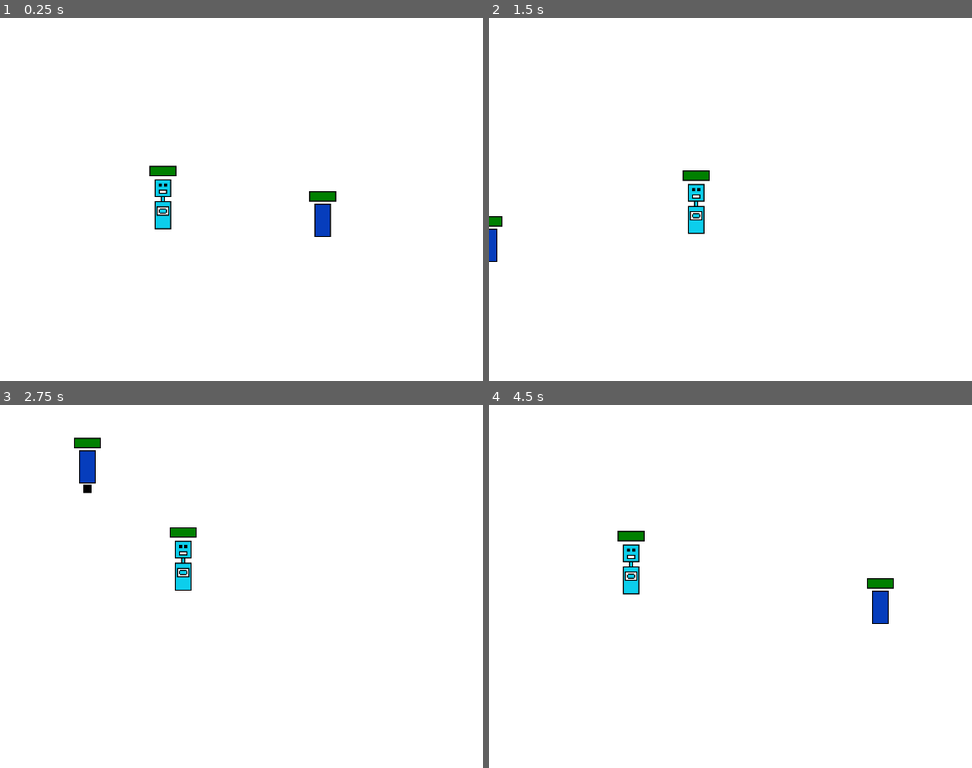
Above: before the commit, frames 1-4 (two rows, left to right).
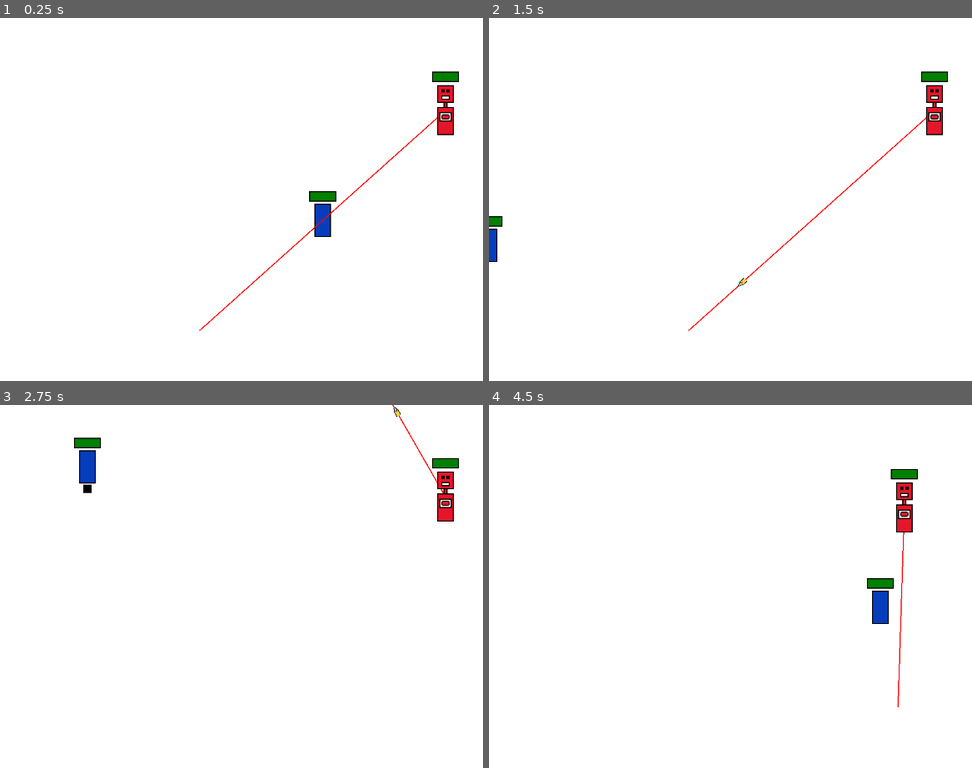
Above: after the commit, the same moments.

Repository: SSS-BBB/RecteeFight
Game: Godot game, scene res://PlayScenes/GameScenes/World/world.tscn
Two runs of this game, one before a commit and one after it. Both use one fixed random seed, a clock stepped at 60 frames per second and the inputs below.
Inputs:
- Up to frame 1 (0.25 s): no input
- Up to frame 2 (1.5 s): hold D (move_right) 0.53-1.28 s; hold Space (attack) 0.53-1.28 s; hold S (move_down) from 1.28 s (still down); tap Space (attack) at 1.35 s
- Up to frame 3 (2.75 s): release S (move_down) at 2.03 s; hold D (move_right) from 2.03 s (still down); hold Space (attack) from 2.03 s (still down)
- Up to frame 4 (4.5 s): release D (move_right) at 2.78 s; release Space (attack) at 2.78 s; hold W (move_up) 2.78-3.53 s; tap Space (attack) at 2.85, 4.35 s; hold Space (attack) 3.53-4.28 s; hold A (move_left) from 3.53 s (still down)

The runs differ from the first frame. In frame 1, 1.5% of the frame differs, in the area x 30-96%, y 14-87%; in frame 2, 1.5%, in the area x 40-96%, y 14-87%; in frame 3, 1.3%; in frame 4, 1.4%.

Commit message:
Added shooting robot
-added robot shooting component
-added bullet
-added more rays to shooting robot

Diff:
--- a/Entities/Actors/Enemies/Components/MoveToTarget/move_to_target_component.gd
+++ b/Entities/Actors/Enemies/Components/MoveToTarget/move_to_target_component.gd
@@ -4,6 +4,7 @@
 @export var _target_group_name: String
 @export var _actor_body: CharacterBody2D
 @export var _knockback_component: KnockbackComponent
+@export var _robot_shooting_component: RobotShootingComponent
 @export var _wave_dependent: bool = false
 @export_group("Movement Properties")
 @export var _init_move_speed: float = 25.0
@@ -40,6 +41,9 @@
 	else:
 		push_warning("MoveToTargetComponent: _knockback_component is not initialized. cannot check if the actor is being knockbacked.")
 
+	if _robot_shooting_component and _robot_shooting_component.is_shooting():
+		return
+
 	var direction: Vector2 = _actor_body.global_position.direction_to(_target.global_position)
 	_actor_body.velocity = _move_speed * _speed_multiplier * direction
 	_actor_body.move_and_slide()
--- a/Entities/Actors/Enemies/Robots/BasicRobot/MultipleRays/multiple_rays.gd
+++ b/Entities/Actors/Enemies/Robots/BasicRobot/MultipleRays/multiple_rays.gd
@@ -10,6 +10,7 @@
 @export var ray_size: float = 50.0
 @export var ray_offset: Vector2 = Vector2.ZERO
 @export var horizontal_ray: int = -1 # -1 -> left, 1 -> right
+@export var more_rays: bool = false
 
 signal ray_hit_player(player: Player)
 
@@ -38,6 +39,12 @@
 	add_up_and_down_ray(PI/4)
 	add_up_and_down_ray(PI/2)
 	add_up_and_down_ray(3*PI/4)
+
+	if more_rays:
+		add_up_and_down_ray(PI/8)
+		add_up_and_down_ray(3*PI/8)
+		add_up_and_down_ray(5*PI/8)
+		add_up_and_down_ray(7*PI/8)
 
 	add_ray(PI)
 
--- a/Entities/Actors/Enemies/Robots/BasicRobot/Nodes/basic_robot.tscn
+++ b/Entities/Actors/Enemies/Robots/BasicRobot/Nodes/basic_robot.tscn
@@ -110,6 +110,7 @@
 
 [node name="MultipleRays" type="Node2D" parent="."]
 script = ExtResource("5_ipkk2")
+more_rays = null
 
 [node name="HUDs" type="Control" parent="."]
 layout_mode = 3
--- /dev/null
+++ b/Entities/Actors/Enemies/Robots/ShootingRobot/Components/RobotShootingComponent/robot_shooting_component.gd
@@ -0,0 +1,120 @@
+class_name RobotShootingComponent extends Node2D
+
+@export var _actor_body: PhysicsBody2D
+@export var _multiple_rays: MultipleRays
+@export var _wave_dependent: bool = false
+@export var _shooting_audio_player: AudioStreamPlayer2D
+
+@export_group("Shooting Properties")
+@export var _init_damage: int = 3
+@export var _init_bullet_speed: float = 450.0
+@export var _init_fire_rate: float = 2.0
+@export var _init_pause_time_before_shooting: float = 0.5
+@export var _init_knockback_force: float = 200.0
+@export var _init_knockback_decerlation: float = 200.0
+
+@export var _damage_range_radius: int = 2
+@export var _bullet_speed_range_radius: float = 80.0
+@export var _fire_rate_range_radius: float = 0.5
+
+@export_group("Bullet Properties")
+@export var _bullet_scale: float = 1.5
+
+var _damage: int
+var _bullet_speed: float
+var _fire_rate: float
+
+var _shooting_time_left: float
+var _pause_time_before_shooting: float
+
+var _knockback_force: float
+var _knockback_decerlation: float
+
+var _player: Player
+var _bullet_container: Node2D
+
+var _shooting_position: Vector2
+var _shooting_direction: Vector2
+
+func _ready() -> void:
+	if _wave_dependent:
+		_damage = _init_damage
+		_bullet_speed = _init_bullet_speed
+		_fire_rate = _init_fire_rate
+		_knockback_force = _init_knockback_force
+		_knockback_decerlation = _init_knockback_decerlation
+		_pause_time_before_shooting = _init_pause_time_before_shooting
+	else:
+		_damage = _init_damage
+		_bullet_speed = _init_bullet_speed
+		_fire_rate = _init_fire_rate
+		_knockback_force = _init_knockback_force
+		_knockback_decerlation = _init_knockback_decerlation
+		_pause_time_before_shooting = _init_pause_time_before_shooting
+
+	_damage = GameManager.randi_radius(_damage, _damage_range_radius)
+	_bullet_speed = GameManager.randf_radius(_bullet_speed, _bullet_speed_range_radius)
+	_fire_rate = GameManager.randf_radius(_fire_rate, _fire_rate_range_radius)
+
+	_shooting_time_left = 0.0
+
+	_bullet_container = get_tree().get_first_node_in_group("bullet_container")
+
+	if not _multiple_rays:
+		push_error("RobotShootingComponent: _multiple_rays is not initialized. cannot detect player to shoot.")
+		return
+
+	_multiple_rays.ray_hit_player.connect(_start_shooting)
+
+	if _pause_time_before_shooting > _fire_rate:
+		push_warning("RobotShootingComponent: _pause_time_before_shooting is greater than _fire_rate. this might caused some unexpected behaviour.")
+
+func _process(delta: float) -> void:
+	if not is_shooting():
+		return
+
+	_shooting_time_left -= delta
+
+	if _shooting_time_left <= 0.0:
+		_shooting_time_left = 0.0
+		queue_redraw()
+
+func _draw() -> void:
+	if not is_shooting():
+		return
+
+	# draw a line between the robot and the player
+	draw_line(Vector2.ZERO, _player.global_position - _actor_body.global_position, Color.RED, 1)
+
+func _start_shooting(player: Player) -> void:
+	if is_shooting():
+		return
+
+	_shooting_time_left = _fire_rate
+	_player = player
+	_shooting_position = _actor_body.global_position
+	_shooting_direction = _actor_body.global_position.direction_to(_player.global_position)
+	queue_redraw() # draw line
+
+	# pause before shooting
+	await get_tree().create_timer(_pause_time_before_shooting).timeout
+	_shoot()
+
+func _shoot() -> void:
+	# spawn bullet
+	var bullet: Bullet = Bullet.new_bullet(_damage, _bullet_speed, _knockback_force, _knockback_decerlation, _shooting_position, _shooting_direction, _bullet_scale * Vector2.ONE)
+	if _bullet_container:
+		_bullet_container.add_child(bullet)
+	else:
+		_actor_body.add_child(bullet)
+		push_warning("RobotShootingComponent: cannot finde node with group bullet_container. add bullet to _actor_body instead.")
+
+	# play shooting sfx
+	if _shooting_audio_player:
+		_shooting_audio_player.play()
+	else:
+		push_warning("RobotShootingComponent: _shooting_audio_player is not initialized. cannot play shooting audiod")
+
+
+func is_shooting() -> bool:
+	return _shooting_time_left > 0.0
--- /dev/null
+++ b/Entities/Actors/Enemies/Robots/ShootingRobot/Components/RobotShootingComponent/robot_shooting_component.tscn
@@ -0,0 +1,11 @@
+[gd_scene load_steps=2 format=3 uid="uid://c5pchus23h2e6"]
+
+[ext_resource type="Script" uid="uid://o7vp4bkdlno4" path="res://Entities/Actors/Enemies/Robots/ShootingRobot/Components/RobotShootingComponent/robot_shooting_component.gd" id="1_4ahk2"]
+
+[node name="RobotShootingComponent" type="Node2D" node_paths=PackedStringArray("_actor_body", "_multiple_rays", "_shooting_audio_player")]
+script = ExtResource("1_4ahk2")
+_actor_body = NodePath("")
+_multiple_rays = NodePath("")
+_wave_dependent = true
+_shooting_audio_player = NodePath("")
+_bullet_scale = 1.2
--- /dev/null
+++ b/Entities/Actors/Enemies/Robots/ShootingRobot/Nodes/shooting_robot.tscn
@@ -0,0 +1,43 @@
+[gd_scene load_steps=6 format=3 uid="uid://clfctlkx1xmcm"]
+
+[ext_resource type="PackedScene" uid="uid://bimcpnjtqdnbq" path="res://Entities/Actors/Enemies/Robots/BasicRobot/Nodes/basic_robot.tscn" id="1_4j8fu"]
+[ext_resource type="PackedScene" uid="uid://c5pchus23h2e6" path="res://Entities/Actors/Enemies/Robots/ShootingRobot/Components/RobotShootingComponent/robot_shooting_component.tscn" id="2_1elbi"]
+[ext_resource type="Shader" uid="uid://cqdc1l00nk1gq" path="res://Entities/Actors/HUDs/HitFlash/hit_flash.tres" id="2_2rv0e"]
+[ext_resource type="AudioStream" uid="uid://bu8kkw8v2voyv" path="res://Entities/Actors/Enemies/Robots/ShootingRobot/SFXs/robot_shooting.wav" id="4_1elbi"]
+
+[sub_resource type="ShaderMaterial" id="ShaderMaterial_1elbi"]
+resource_local_to_scene = true
+shader = ExtResource("2_2rv0e")
+shader_parameter/hit_flash_enabled = false
+shader_parameter/hit_color = Color(1, 0, 0, 1)
+
+[node name="ShootingRobot" instance=ExtResource("1_4j8fu")]
+
+[node name="HealthComponent" parent="ComponentsContainer" index="0"]
+_init_max_health = 1
+_max_health_range_radius = 2
+
+[node name="MeleeAttackComponent" parent="ComponentsContainer" index="2"]
+_disable = true
+_wave_dependent = false
+
+[node name="MoveToTargetComponent" parent="ComponentsContainer" index="4" node_paths=PackedStringArray("_robot_shooting_component")]
+_robot_shooting_component = NodePath("../RobotShootingComponent")
+_init_move_speed = 35.0
+_move_speed_range_radius = 8.0
+
+[node name="RobotShootingComponent" parent="ComponentsContainer" index="5" node_paths=PackedStringArray("_actor_body", "_multiple_rays", "_shooting_audio_player") instance=ExtResource("2_1elbi")]
+_actor_body = NodePath("../..")
+_multiple_rays = NodePath("../../MultipleRays")
+_shooting_audio_player = NodePath("../../AudioPlayers/ShootingAudioPlayer")
+
+[node name="Sprite2D" parent="." index="1"]
+material = SubResource("ShaderMaterial_1elbi")
+region_rect = Rect2(64, 0, 16, 48)
+
+[node name="MultipleRays" parent="." index="3"]
+ray_size = 250.0
+more_rays = true
+
+[node name="ShootingAudioPlayer" type="AudioStreamPlayer2D" parent="AudioPlayers" index="1"]
+stream = ExtResource("4_1elbi")
--- /dev/null
+++ b/Entities/Objects/Bullet/Node/bullet.gd
@@ -0,0 +1,46 @@
+class_name Bullet extends Area2D
+
+const BULLET_SCENE: PackedScene = preload("res://Entities/Objects/Bullet/Node/bullet.tscn")
+
+var _bullet_speed: float = 500.0
+var _bullet_direction: Vector2 = Vector2.LEFT:
+	set(direction):
+		_bullet_direction = direction
+		_bullet_direction = _bullet_direction.normalized()
+		rotation = atan2(-_bullet_direction.y, -_bullet_direction.x)
+
+var _bullet_damage: int = 1
+
+var _bullet_knockback_force: float
+var _bullet_knockback_decerlation: float
+
+var _target: String
+
+
+static func new_bullet(damage: int, speed: float, knockback_force: float, knockback_decerlation: float, pos: Vector2, direction: Vector2, b_scale: Vector2, target: String = "player") -> Bullet:
+	var bullet := BULLET_SCENE.instantiate() as Bullet
+	bullet._bullet_damage = damage
+	bullet._bullet_speed = speed
+	bullet._bullet_knockback_force = knockback_force
+	bullet._bullet_knockback_decerlation = knockback_decerlation
+	bullet.global_position = pos
+	bullet._bullet_direction = direction
+	bullet.scale = b_scale
+	bullet._target = target
+	return bullet
+
+func _physics_process(delta: float) -> void:
+	position += _bullet_speed * _bullet_direction * delta
+
+func _on_bullet_hit(body: Node2D) -> void:
+	if body.is_in_group(_target):
+		var body_health_component: HealthComponent = GameManager.find_health_component(body)
+		var body_knockback_component: KnockbackComponent = GameManager.find_knockback_component(body)
+
+		if body_health_component:
+			body_health_component.take_damage(_bullet_damage)
+		if body_knockback_component:
+			var knockback_direction: Vector2 = global_position.direction_to(body.global_position)
+			body_knockback_component.do_knockback(knockback_direction, _bullet_knockback_force, _bullet_knockback_decerlation)
+
+		call_deferred("queue_free")
--- /dev/null
+++ b/Entities/Objects/Bullet/Node/bullet.tscn
@@ -0,0 +1,19 @@
+[gd_scene load_steps=4 format=3 uid="uid://bwume35mrlmnk"]
+
+[ext_resource type="Script" uid="uid://cvqmp8bkthbj3" path="res://Entities/Objects/Bullet/Node/bullet.gd" id="1_jronn"]
+[ext_resource type="Texture2D" uid="uid://b6cggla44xee6" path="res://Entities/Objects/Bullet/Texture/bullet.png" id="1_rpjrj"]
+
+[sub_resource type="RectangleShape2D" id="RectangleShape2D_jronn"]
+size = Vector2(16, 8)
+
+[node name="Bullet" type="Area2D"]
+script = ExtResource("1_jronn")
+
+[node name="Sprite2D" type="Sprite2D" parent="."]
+position = Vector2(0, 1)
+texture = ExtResource("1_rpjrj")
+
+[node name="CollisionShape2D" type="CollisionShape2D" parent="."]
+shape = SubResource("RectangleShape2D_jronn")
+
+[connection signal="body_entered" from="." to="." method="_on_bullet_hit"]
--- a/PlayScenes/GameScenes/World/world.tscn
+++ b/PlayScenes/GameScenes/World/world.tscn
@@ -1,8 +1,8 @@
 [gd_scene load_steps=6 format=3 uid="uid://be4x6gsh2wcnl"]
 
 [ext_resource type="PackedScene" uid="uid://bhqhk3jr1mjdn" path="res://Entities/Actors/Player/Node/player.tscn" id="1_o7agh"]
-[ext_resource type="PackedScene" uid="uid://du8q4v52bwyfl" path="res://Entities/Actors/Enemies/Robots/TeleportaionRobot/Nodes/teleportation_robot.tscn" id="3_6dtal"]
 [ext_resource type="Script" uid="uid://bpb1y52dummp6" path="res://Utils/Cameras/Components/CameraShakingComponent/camera_shaking_component.gd" id="3_ggw3w"]
+[ext_resource type="PackedScene" uid="uid://clfctlkx1xmcm" path="res://Entities/Actors/Enemies/Robots/ShootingRobot/Nodes/shooting_robot.tscn" id="3_qa2xe"]
 [ext_resource type="Script" uid="uid://0cnspdflab0v" path="res://Utils/Cameras/GameCamera/game_camera.gd" id="3_xi0hx"]
 [ext_resource type="Script" uid="uid://dfpfmomjb6otx" path="res://CommonComponents/ComponentsContainer/components_container.gd" id="4_caqc3"]
 
@@ -22,9 +22,15 @@
 
 [node name="TeleportationRobots" type="Node2D" parent="Actors/Enemies"]
 
-[node name="TeleportationRobot" parent="Actors/Enemies/TeleportationRobots" instance=ExtResource("3_6dtal")]
-position = Vector2(292, 356)
+[node name="ShootingRobots" type="Node2D" parent="Actors/Enemies"]
+
+[node name="ShootingRobot" parent="Actors/Enemies/ShootingRobots" instance=ExtResource("3_qa2xe")]
+position = Vector2(859, 175)
 scale = Vector2(2, 2)
+
+[node name="Objects" type="Node2D" parent="."]
+
+[node name="BulletsContainer" type="Node2D" parent="Objects" groups=["bullet_container"]]
 
 [node name="Cameras" type="Node2D" parent="."]
 
Not shown, added: Entities/Actors/Enemies/Robots/ShootingRobot/Components/RobotShootingComponent/robot_shooting_component.gd.uid
Not shown, added: Entities/Actors/Enemies/Robots/ShootingRobot/SFXs/robot_shooting.wav.import
Not shown, added: Entities/Objects/Bullet/Node/bullet.gd.uid
Binary file added: Entities/Objects/Bullet/Texture/bullet.png
Not shown, added: Entities/Objects/Bullet/Texture/bullet.png.import
Not shown, added: Entities/Actors/Enemies/Robots/ShootingRobot/SFXs/robot_shooting.wav
